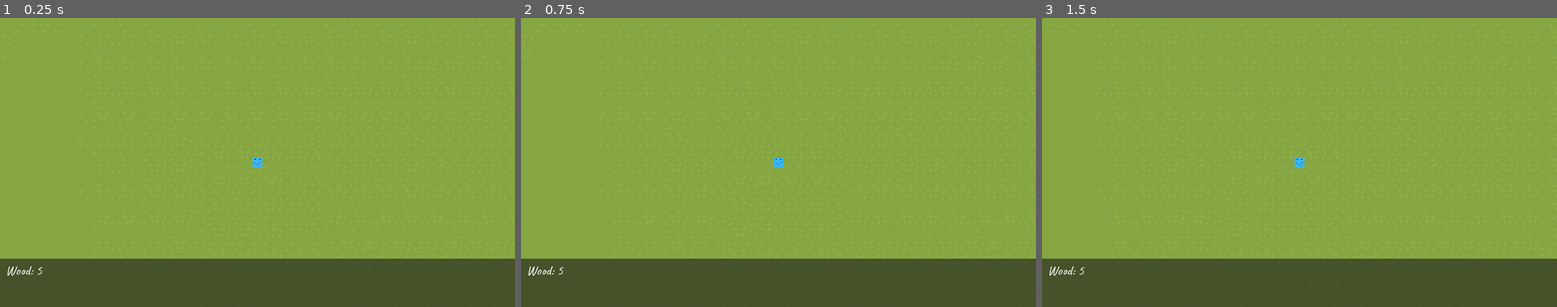
Above: before the commit, frames 1-3 (left to right).
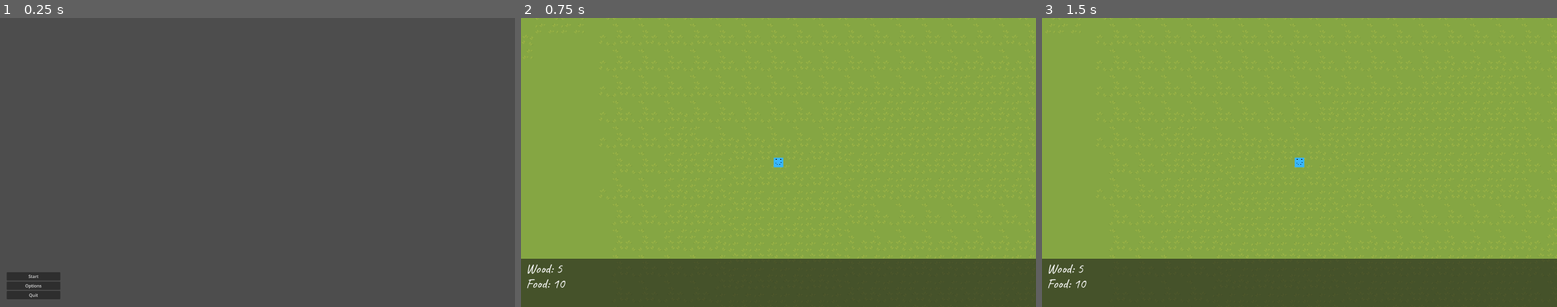
Above: after the commit, the same moments.

Repository: Sandify/17mai_game
Game: Godot game, scene res://Scenes/main_menu.tscn
Two runs of this game, one before a commit and one after it. Both use one fixed random seed, a clock stepped at 60 frames per second and the inputs below. Before the commit the project starts from res://Scenes/world.tscn.
Inputs (mouse positions are in pixels of both pictures, inside the frame that each line leads up to):
- Up to frame 1 (0.25 s): no input
- Up to frame 2 (0.75 s): click (557, 275) at 0.5 s, where only the run after the commit has a clickable "Start"
- Up to frame 3 (1.5 s): tap Enter at 1.25 s; move the mouse to (1412, 148) at 1.27 s; hold D (move_right) from 1.28 s (still down); hold E (interact) from 1.28 s (still down)

The runs differ from the first frame. In frame 1, 100% of the frame differs, in the area x 0-100%, y 0-100%; in frame 2, 0.2%; in frame 3, 0.2%.

Commit message:
added food to inventory

Diff:
--- /dev/null
+++ b/Scenes/Food_inv.gd
@@ -0,0 +1,21 @@
+extends Label
+
+var food = 10
+
+# Called when the node enters the scene tree for the first time.
+func _ready():
+	pass # Replace with function body.
+
+
+# Called every frame. 'delta' is the elapsed time since the previous frame.
+func _process(delta):
+	self.text = "Food: " + str(food)
+
+
+func _on_tree_tree_cut_down():
+	var random_generator = RandomNumberGenerator.new()
+	var random_number = random_generator.randi_range(1, 2)
+
+
+	if random_number == 1:
+		food += 2
--- a/Scenes/main_menu.tscn
+++ b/Scenes/main_menu.tscn
@@ -31,3 +31,5 @@
 [node name="Quit" type="Button" parent="VBoxContainer"]
 layout_mode = 2
 text = "Quit"
+
+[connection signal="pressed" from="VBoxContainer/StartButton" to="." method="_on_start_button_pressed"]
--- a/Scenes/world.tscn
+++ b/Scenes/world.tscn
@@ -7,6 +7,7 @@
 [ext_resource type="PackedScene" uid="uid://1kcpfmtwrnvq" path="res://Scenes/world_01.tscn" id="4_b2esp"]
 [ext_resource type="FontFile" uid="uid://dk0onbp80ncvq" path="res://Fonts/Caveat-VariableFont_wght.ttf" id="5_vqxem"]
 [ext_resource type="Script" path="res://Scripts/Wood_inv.gd" id="6_yfnxx"]
+[ext_resource type="Script" path="res://Scenes/Food_inv.gd" id="8_1squ8"]
 
 [node name="World" type="Node2D"]
 script = ExtResource("1_ohhsu")
@@ -17,25 +18,7 @@
 position = Vector2(-445, -84)
 
 [node name="Tree2" parent="World01" instance=ExtResource("3_vmf0w")]
-position = Vector2(-549, -360)
-
-[node name="Tree3" parent="World01" instance=ExtResource("3_vmf0w")]
-position = Vector2(-411, -186)
-
-[node name="Tree4" parent="World01" instance=ExtResource("3_vmf0w")]
-position = Vector2(-359, -366)
-
-[node name="Tree5" parent="World01" instance=ExtResource("3_vmf0w")]
-position = Vector2(-443, -322)
-
-[node name="Tree6" parent="World01" instance=ExtResource("3_vmf0w")]
-position = Vector2(-340, -281)
-
-[node name="Tree7" parent="World01" instance=ExtResource("3_vmf0w")]
-position = Vector2(-546, -135)
-
-[node name="Tree8" parent="World01" instance=ExtResource("3_vmf0w")]
-position = Vector2(-532, -244)
+position = Vector2(-452, -174)
 
 [node name="Player" parent="." instance=ExtResource("1_hu0ow")]
 top_level = true
@@ -68,20 +51,26 @@
 scale = Vector2(5.51682, -0.167429)
 
 [node name="Wood" type="Label" parent="CanvasLayer" groups=["inventory"]]
-offset_left = 21.0
-offset_top = 912.0
-offset_right = 254.0
-offset_bottom = 975.0
+offset_left = 18.0
+offset_top = 905.0
+offset_right = 251.0
+offset_bottom = 968.0
 theme_override_fonts/font = ExtResource("5_vqxem")
 theme_override_font_sizes/font_size = 50
 text = "Wood: "
 script = ExtResource("6_yfnxx")
 
+[node name="Food" type="Label" parent="CanvasLayer" groups=["inventory"]]
+offset_left = 19.0
+offset_top = 961.0
+offset_right = 252.0
+offset_bottom = 1024.0
+theme_override_fonts/font = ExtResource("5_vqxem")
+theme_override_font_sizes/font_size = 50
+text = "Food"
+script = ExtResource("8_1squ8")
+
 [connection signal="tree_cut_down" from="World01/Tree" to="CanvasLayer/Wood" method="_on_tree_tree_cut_down"]
+[connection signal="tree_cut_down" from="World01/Tree" to="CanvasLayer/Food" method="_on_tree_tree_cut_down"]
 [connection signal="tree_cut_down" from="World01/Tree2" to="CanvasLayer/Wood" method="_on_tree_tree_cut_down"]
-[connection signal="tree_cut_down" from="World01/Tree3" to="CanvasLayer/Wood" method="_on_tree_tree_cut_down"]
-[connection signal="tree_cut_down" from="World01/Tree4" to="CanvasLayer/Wood" method="_on_tree_tree_cut_down"]
-[connection signal="tree_cut_down" from="World01/Tree5" to="CanvasLayer/Wood" method="_on_tree_tree_cut_down"]
-[connection signal="tree_cut_down" from="World01/Tree6" to="CanvasLayer/Wood" method="_on_tree_tree_cut_down"]
-[connection signal="tree_cut_down" from="World01/Tree7" to="CanvasLayer/Wood" method="_on_tree_tree_cut_down"]
-[connection signal="tree_cut_down" from="World01/Tree8" to="CanvasLayer/Wood" method="_on_tree_tree_cut_down"]
+[connection signal="tree_cut_down" from="World01/Tree2" to="CanvasLayer/Food" method="_on_tree_tree_cut_down"]
--- a/Scripts/main_menu.gd
+++ b/Scripts/main_menu.gd
@@ -9,3 +9,11 @@
 # Called every frame. 'delta' is the elapsed time since the previous frame.
 func _process(delta):
 	pass
+
+
+func _on_start_button_pressed():
+	change_scene("res://Scenes/world.tscn")
+
+
+func change_scene(target: String) -> void:
+	get_tree().change_scene_to_file(target)
--- a/Tree_new.gd
+++ b/Tree_new.gd
@@ -19,6 +19,7 @@
 		timer.start()
 		emit_signal("tree_cut_down")
 
+
 func _on_body_entered(body):
 	if body is Player: showInteractionLabel = true
 
--- a/project.godot
+++ b/project.godot
@@ -11,7 +11,7 @@
 [application]
 
 config/name="juliankonk"
-run/main_scene="res://Scenes/world.tscn"
+run/main_scene="res://Scenes/main_menu.tscn"
 config/features=PackedStringArray("4.2", "GL Compatibility")
 config/icon="res://icon.svg"
 
Not shown: 1 places in Scenes/world.tscn that only renumber resources
